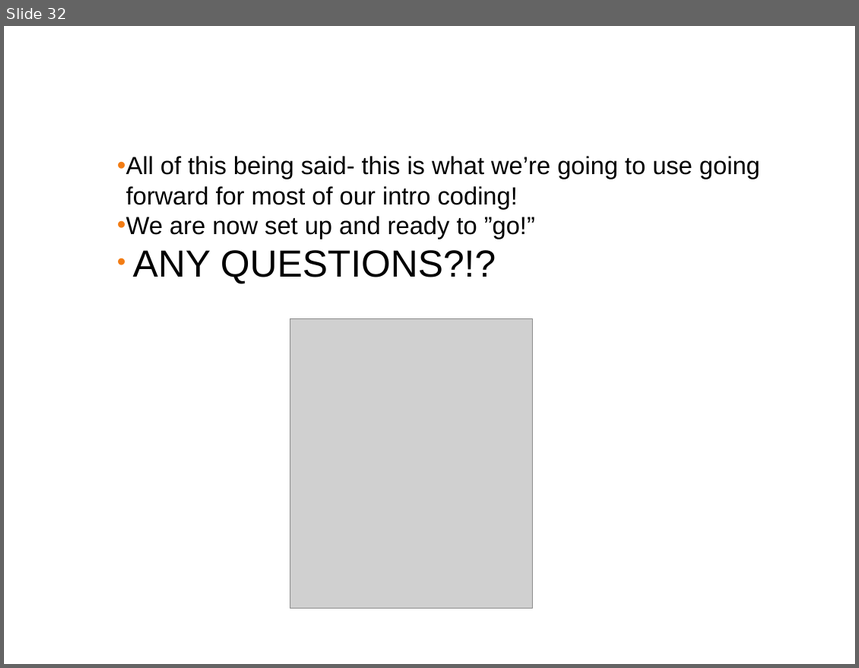
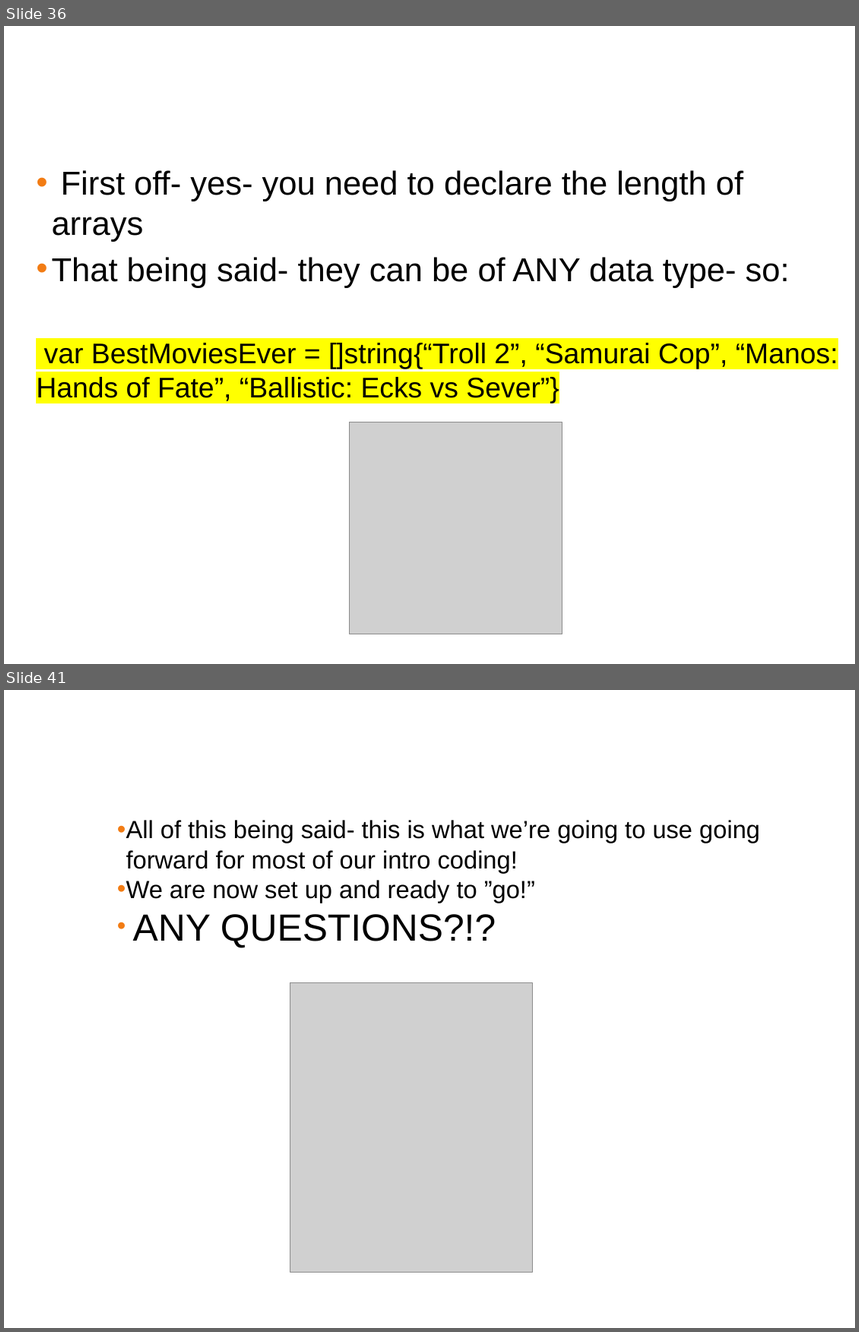
Before and after one commit to ferninphilly/golang_vmware, a slide deck: Module_Two/presentations/module_2_presentation.pptx. Shown one above the other, each under a label of ours: slide 32 before the commit, slides 36 and 41 after it; the slides between them are not shown. The pictures are 859x668 and 859x1332 pixels, drawn with LibreOffice and Linux fonts; fonts in the diff are those of the drawing; grey boxes stand for pictures; background and template pictures are left out. Boxes give left, top, right and bottom in pixels: in the first picture for what was removed or moved away, otherwise in the second. Text is boxed around its words. In the diff, an @@ line names an element or a change of style, - is before the commit and + after.

```diff
--- a/Module_Two/presentations/module_2_presentation.pptx
+++ b/Module_Two/presentations/module_2_presentation.pptx
@@ slide 36 added at <box>4,26,855,664</box>, background #FFFFFF @@
@@ title added at <box>11,40,848,103</box>, 38 pt, text #FFFFFF @@
+Arrays in GO (continued)
@@ text added at <box>36,170,838,403</box>, 24 pt, text #000000 @@
+• First off- yes- you need to declare the length of arrays
+• That being said- they can be of ANY data type- so:
+var BestMoviesEver = []string{“Troll 2”, “Samurai Cop”, “Manos: Hands of Fate”, “Ballistic: Ecks vs Sever”}
@@ picture added at <box>350,423,563,635</box> @@
@@ what was slide 32 is now slide 41 @@
```
Also in this commit, not shown: 8 other slides added, 1 other file.
